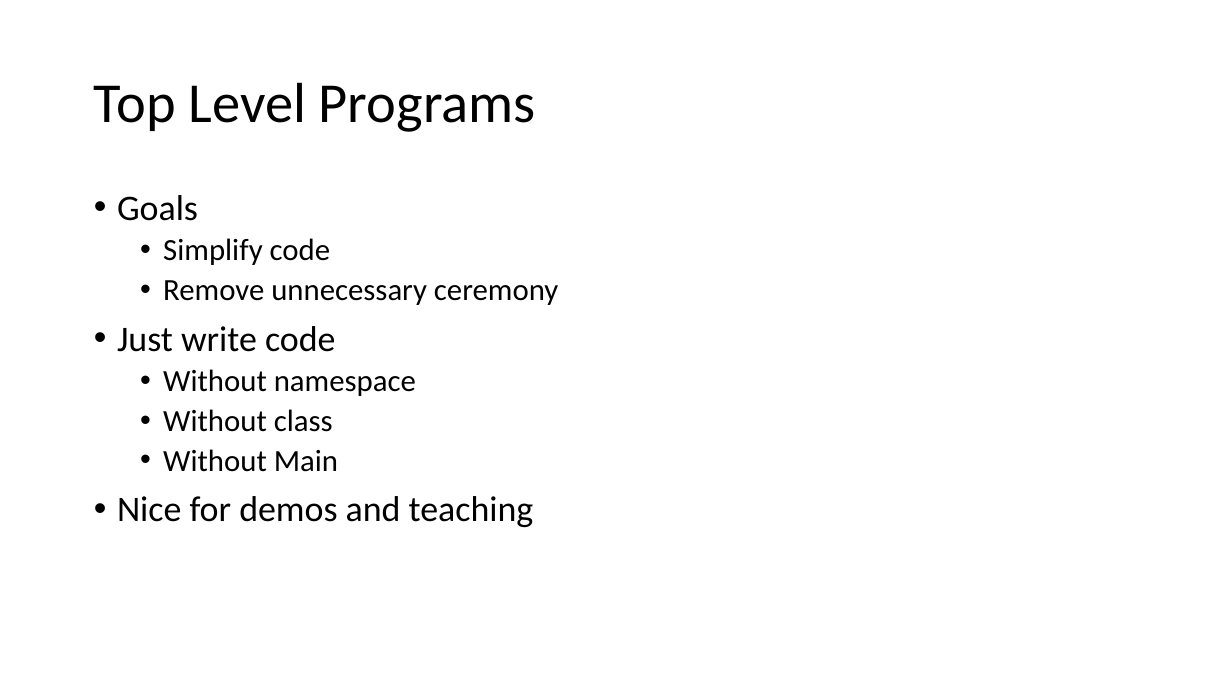
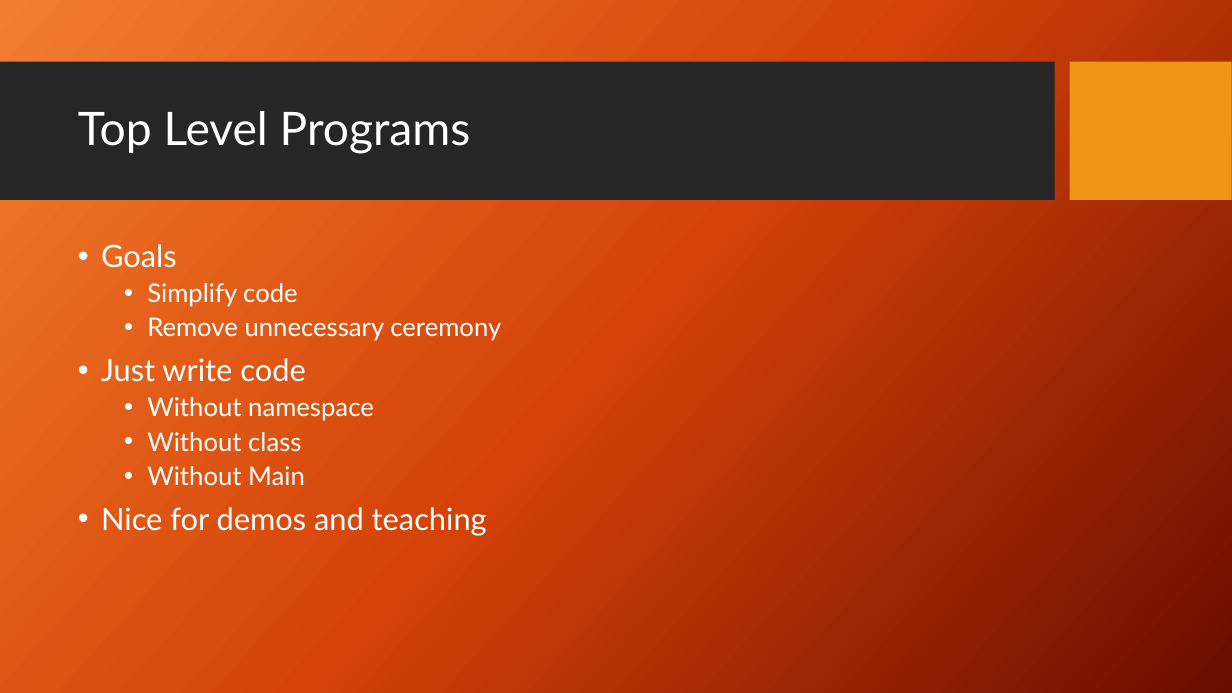
Before and after one commit to JoeMayo/WhatsNewInCSharp9, a slide deck: slide 7 of WhatsNewInCSharp9.pptx (slide 6 before the commit). Drawn at 1232x693 pixels with LibreOffice and Linux fonts; fonts in the diff are those of the drawing; background and template pictures are left out. Boxes give left, top, right and bottom in pixels: in the first picture for what was removed or moved away, otherwise in the second. Text is boxed around its words. In the diff, an @@ line names an element or a change of style, - is before the commit and + after.

```diff
--- a/WhatsNewInCSharp9.pptx
+++ b/WhatsNewInCSharp9.pptx
@@ background #FFFFFF to picture (left out) @@
@@ rectangle added at <box>0,62,1055,201</box>, fill #262626 @@
@@ title "Top Level Programs": place and size @@
-title "Top Level Programs" at <box>94,82,536,132</box>
+title "Top Level Programs" at <box>78,111,471,154</box>
@@ title "Top Level Programs" at <box>78,111,471,154</box>: size 44 to 36 pt, font Calibri to Lato, text colour #000000 to #FFFFFF @@
@@ rectangle added at <box>1070,62,1232,201</box>, fill #F09415 @@
@@ text "Goals": place and size @@
-text "Goals" at <box>117,195,558,527</box>
+text "Goals" at <box>101,244,501,536</box>
@@ text "Goals" at <box>101,244,501,536</box>: size 28 to 24 pt in "Goals", "Just write code", "Nice for demos and teaching"; font Calibri to Lato, text colour #000000 to #FFFFFF; size 24 to 20 pt in "Simplify code", "Remove unnecessary ceremony", "Without namespace", "Without class" and 1 more places @@
```
Also in this commit, not shown: 8 other slides changed, 1 slide added, 3 other files.
